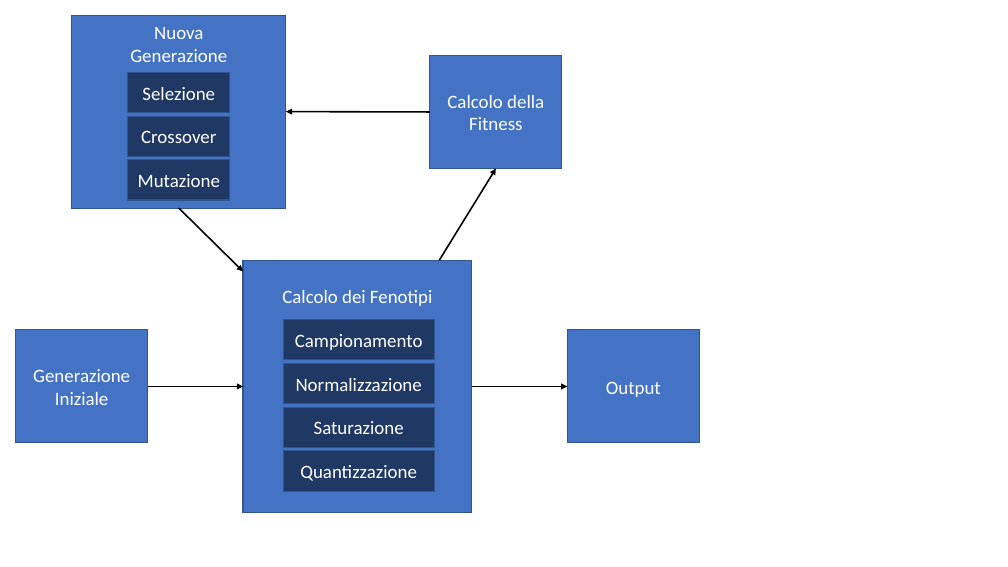
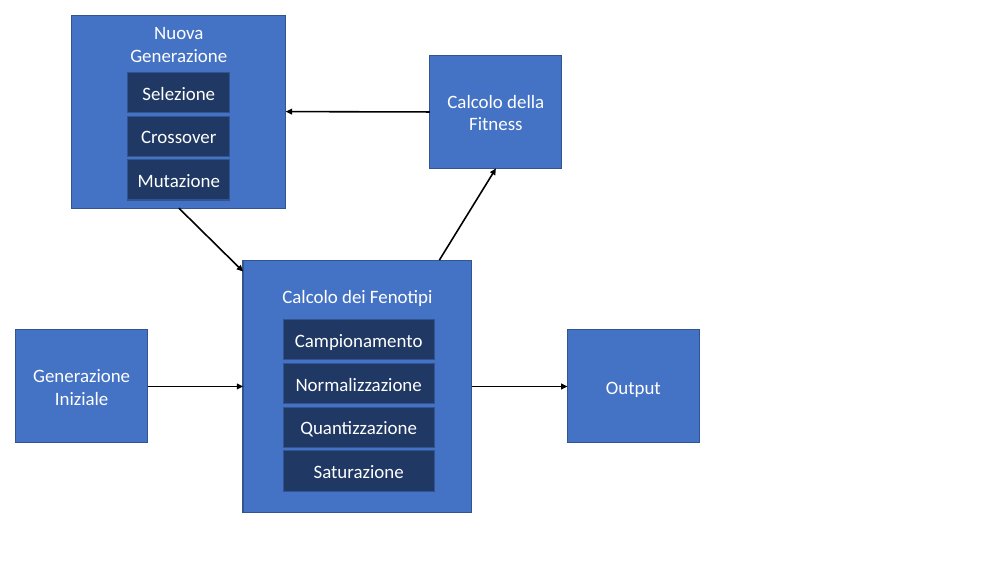
Before and after one commit to LucaBonfi95/LucaBonfi95.github.io, a slide deck: slide 1 of Bot_Ticelli/docs/imgs/imgs.pptx. Drawn at 1008x567 pixels with LibreOffice and Linux fonts; fonts in the diff are those of the drawing. Boxes give left, top, right and bottom in pixels: in the first picture for what was removed or moved away, otherwise in the second. Text is boxed around its words. In the diff, an @@ line names an element or a change of style, - is before the commit and + after.

```diff
--- a/Bot_Ticelli/docs/imgs/imgs.pptx
+++ b/Bot_Ticelli/docs/imgs/imgs.pptx
@@ rectangle "Quantizzazione": place and size @@
-rectangle "Quantizzazione" at <box>284,451,435,492</box>
+rectangle "Quantizzazione" at <box>284,408,435,448</box>
@@ rectangle "Saturazione": place and size @@
-rectangle "Saturazione" at <box>284,408,435,448</box>
+rectangle "Saturazione" at <box>284,451,435,492</box>
```
Also in this commit, not shown: 6 other files.
